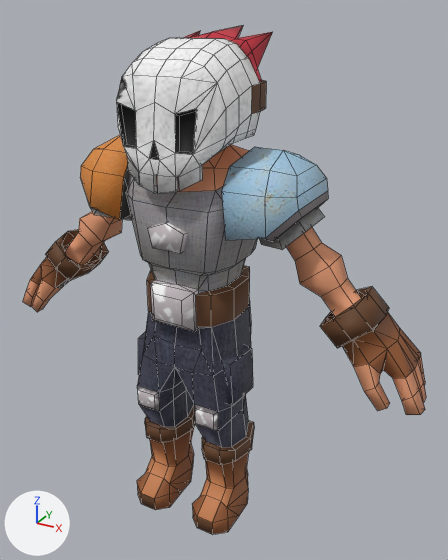
What one commit did to the FBX model Vochap/Assets/Models/Vochap/Animation/vochap@v_amin_jump.fbx.
One viewpoint serves both versions: a 50 mm lens placed at (6.31, -10.02, 10.92), pointed at (0.34, 0.85, 5.49). The axes (+X, +Y, +Z) are drawn at lower left. The lights are the same throughout. Mesh edges are drawn as thin lines. Where no turn or scale is listed for an object, it has been applied to the vertices.

In view in the first picture: 'vochapDT'.
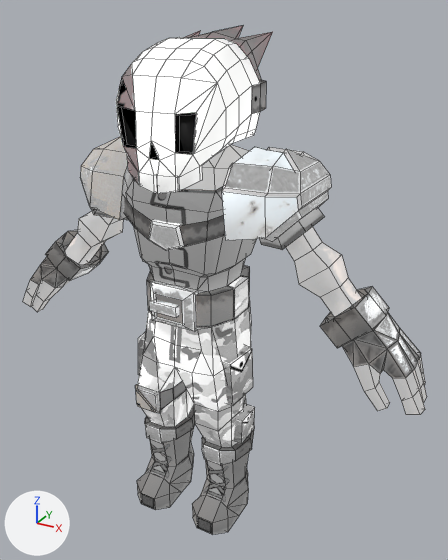
Changed parts and their boxes [x1, y1, x2, y2] in the pictures (448 x 560 px):
'vochapDT', surface changed, reshaped
    both: [23, 26, 426, 534]
part 1 of me_vochapms, added
    after: [124, 197, 225, 251]
part 2 of me_vochapms, built on
    both: [63, 75, 426, 401]
part 3 of me_vochapms, built on
    before: [137, 385, 218, 431]
    after: [135, 385, 255, 444]
part 4 of me_vochapms, surface changed
    both: [126, 38, 257, 447]

Edits to the bpy script that builds the scene:
```text
Add img_vochaptexcm_png:
    img_vochaptexcm_png = load_image('vochapTEXCM.png', '../../../Textures/Characters/vochapTEXCM.png', 1024, 1024, 'Non-Color')
Change mat_material:
    where n0 = _N.new('ShaderNodeBsdfPrincipled'); n0.name = 'Principled BSDF'
    add n0.inputs[27].default_value = (0.8, 0.8, 0.8, 1.0)  # 'Emission Color', white #e7e7e7
    where n2 = _N.new('ShaderNodeTexImage'); n2.name = 'Image Texture'
    n2.image: img_vochaptext_png -> img_vochaptexcm_png
    add n3 = _N.new('ShaderNodeTexImage'); n3.name = 'Image Texture.001'
    add n3.image = img_vochaptexcm_png
    add n4 = _N.new('ShaderNodeTexImage'); n4.name = 'Image Texture.002'
    add n4.image = img_vochaptexcm_png
    add n5 = _N.new('ShaderNodeNormalMap'); n5.name = 'Normal Map'
    add _L.new(n3.outputs[0], n0.inputs[28])  # 'Color' to 'Emission Strength'
    add _L.new(n4.outputs[0], n5.inputs[1])  # 'Color' to 'Color'
    add _L.new(n5.outputs[0], n0.inputs[5])  # 'Normal' to 'Normal'
Change me_vochapms:
    used by ob_vochapdt; location = (0.0, 0.0, 0.0)
    remove me_vochapms.from_pydata(...)  # 773 vertices, 860 faces; spans x -4.97..4.97, y -1.08..2.28, z 0.0..10.58
    add me_vochapms.from_pydata(...)  # 848 vertices, 921 faces; spans x -4.97..4.97, y -1.15..2.28, z 0.0..10.58
    me_vochapms part 1: a new loose piece of 23 vertices spanning x -1.61..1.61, y -0.87..-0.28, z 6.67..7.69, in mat_material
    me_vochapms part 2
    15 vertices are removed from x -0.41..1.8, y -0.85..0.43, z 5.14..8.54
    22 faces are deleted
    20 vertices in x -3.72..3.72, y 0.1..0.24, z 5.22..7.33 move by (0.0, -0.04, 0.0)
    12 vertices in x -3.72..3.72, y 0.65..0.83, z 5.52..7.33 move by (0.0, 0.03, 0.0)
    8 vertices in x -0.88..0.88, y -0.62..-0.46, z 6.17..6.28 move by (0.0, 0.0, -0.03)
    8 vertices in x -3.36..3.36, y 0.69, z 5.22..7.03 move by (0.0, 0.04, 0.0)
    4 vertices in x -0.83..0.83, y -0.99..-0.91, z 9.35..9.39 move by (0.0, 0.0, -0.06)
    4 vertices in x -4.89..4.89, y 0.55, z 4.07..4.14 move by (0.0, 0.02, 0.0)
    30 vertices move from x -4.8..4.8, y -1.07..1.26, z 4.19..9.44 to x -4.8..4.8, y -1.15..1.33, z 4.19..9.27
    26 vertices are added at x -0.43..2.46, y -0.88..1.47, z 5.14..8.57
    6 new vertices lie (0.06, 0.0, 0.07) away from vertices in x 1.09..2.44, y -0.3..1.24, z 7.69..8.32
    40 new faces join them
    me_vochapms part 3
    8 vertices are removed from x -0.97..0.97, y -0.74, z 2.79..3.18
    10 faces are deleted
    24 vertices are added at x -1.07..1.31, y -0.77..0.5, z 2.12..3.26
    25 new faces join them
    me_vochapms part 4: 174 kept faces spanning x -3.72..3.72, y -0.77..1.39, z 2.0..10.4 get new texture (UV) coordinates
```
